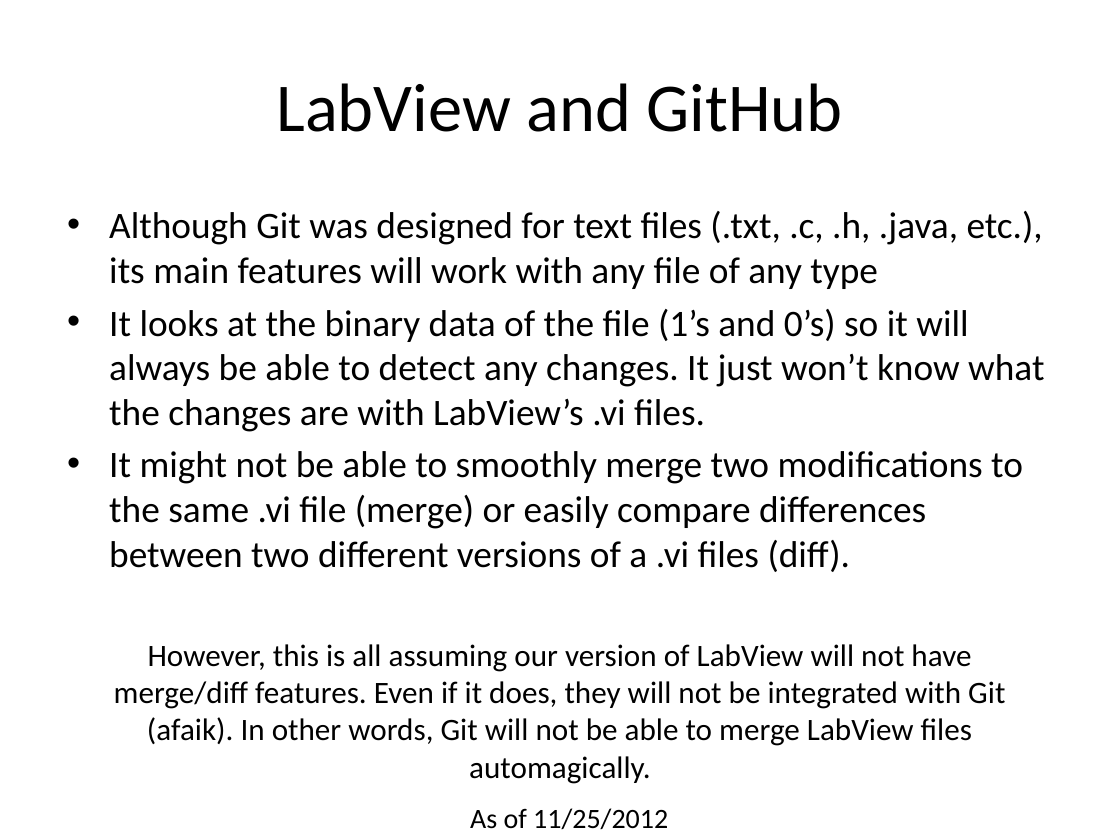
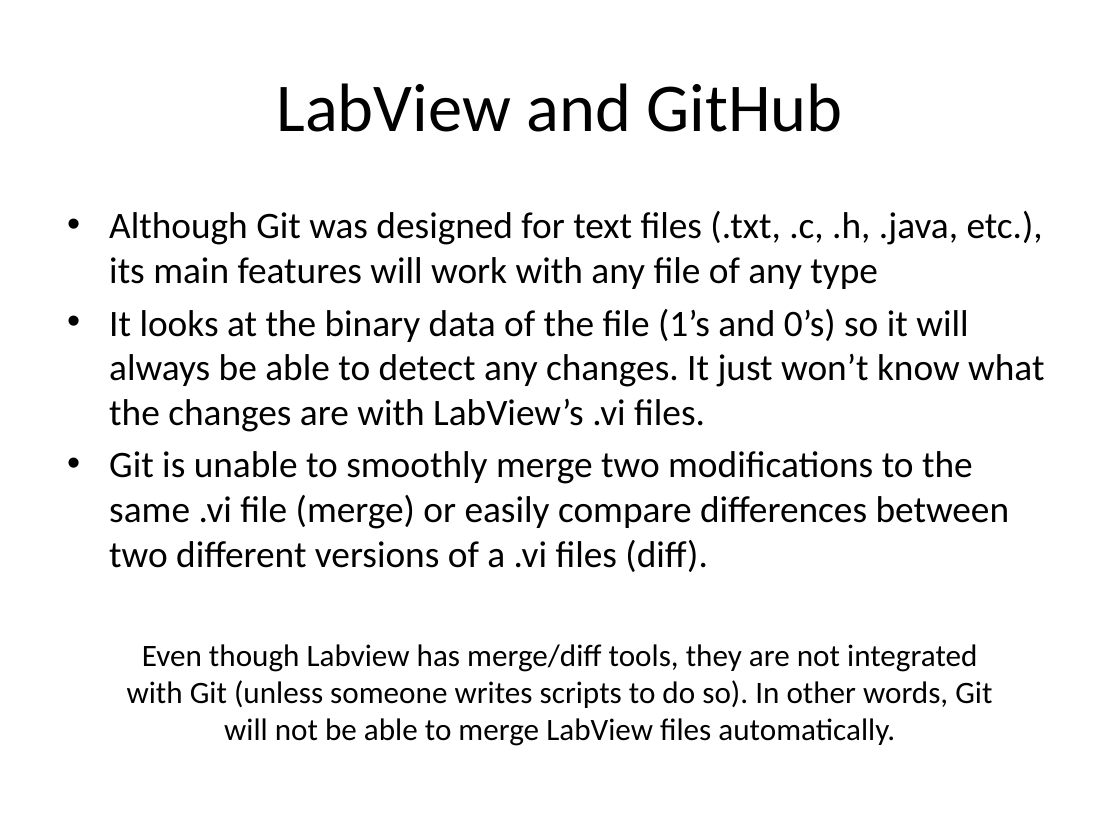
Before and after one commit to FRC4186/frc-software, a slide deck: slide 4 of Documents/GitHub_Guide_2013.pptx. Drawn at 1120x840 pixels with LibreOffice and Linux fonts; fonts in the diff are those of the drawing. Boxes give left, top, right and bottom in pixels: in the first picture for what was removed or moved away, otherwise in the second. Text is boxed around its words. In the diff, an @@ line names an element or a change of style, - is before the commit and + after.

Commit message:
Slightly edited github powerpoint
Updated Labview merge/diff stuff
Changed some language to make it more clear

```diff
--- a/Documents/GitHub_Guide_2013.pptx
+++ b/Documents/GitHub_Guide_2013.pptx
@@ text at [109, 451, 1010, 572]: text changed @@
-• It might not be able to smoothly merge two modifications to the same .vi file (merge) or easily compare differences between two different versions of a .vi files (diff).
+• Git is unable to smoothly merge two modifications to the same .vi file (merge) or easily compare differences between two different versions of a .vi files (diff).
@@ text at [127, 644, 992, 746]: text changed @@
-However, this is all assuming our version of LabView will not have merge/diff features. Even if it does, they will not be integrated with Git (afaik). In other words, Git will not be able to merge LabView files automagically.
+Even though Labview has merge/diff tools, they are not integrated with Git (unless someone writes scripts to do so). In other words, Git will not be able to merge LabView files automatically.
@@ text removed at [470, 808, 668, 829] @@
-As of 11/25/2012
```
Also in this commit, not shown: 5 other slides changed.
